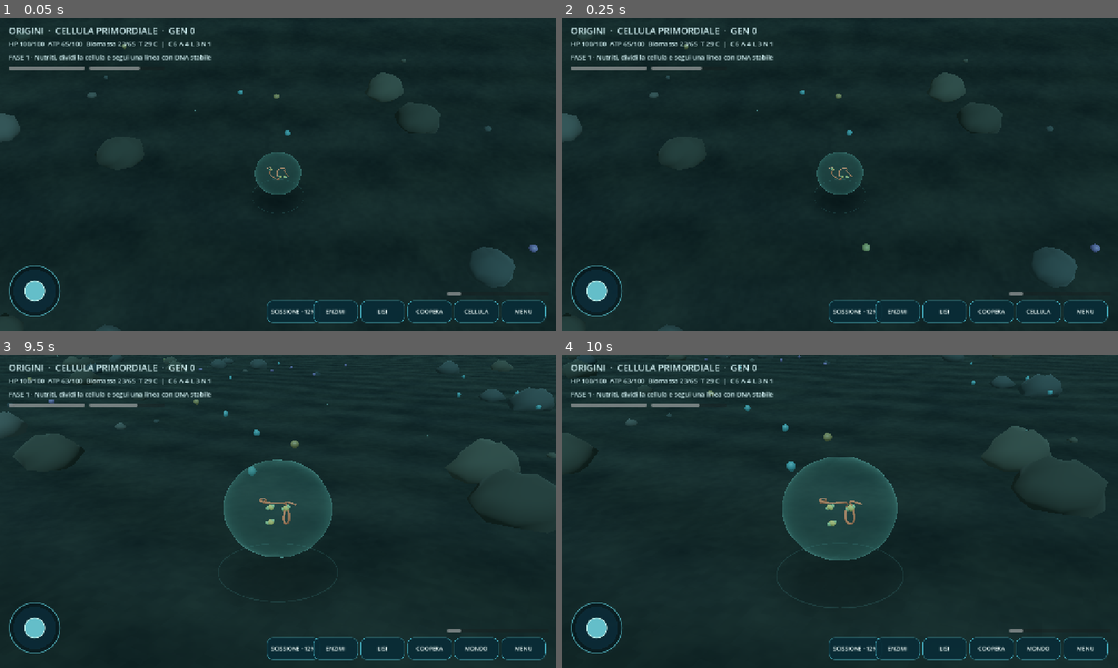
Above: before the commit, frames 1-4 (two rows, left to right).
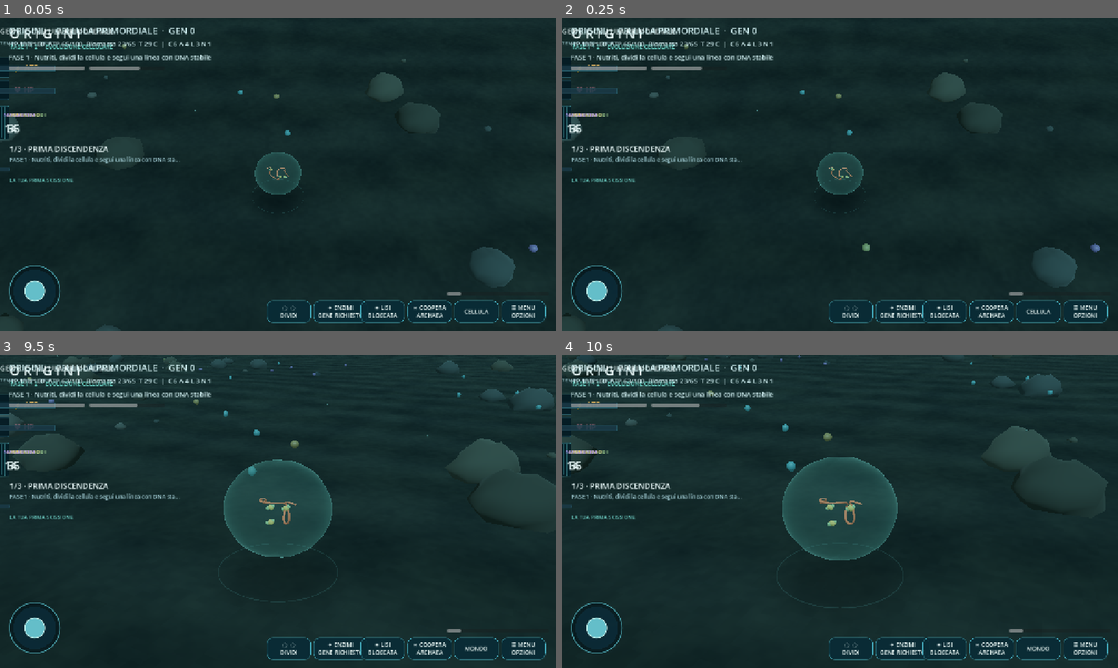
Above: after the commit, the same moments.

Repository: scorbetta17-gif/Origini
Game: Godot game, scene res://scenes/Main.tscn
The game is run twice, just before and just after one commit, with the same random seed, the same clock (stepped at 60 frames per second) and the same inputs.
Inputs (mouse positions are in pixels of both pictures, inside the frame that each line leads up to):
- Up to frame 1 (0.05 s): no input
- Up to frame 2 (0.25 s): no input
- Up to frame 3 (9.5 s): click "SCISSIONE · 12%" (after the commit: "◌ ◌ DIVIDI") at 0.5 s; click (333, 649) at 1.25 s, where only the run before the commit has a clickable "ENZIMI"; click (339, 649) at 2 s, where only the run after the commit has a clickable "✦ ENZIMI GENE RICHIESTO"; click (383, 649) at 2.75 s, where only the run before the commit has a clickable "LISI"; click (383, 649) at 3.5 s, where only the run after the commit has a clickable "✷ LISI BLOCCATA"; click "COOPERA" (after the commit: "∞ COOPERA ARCHAEA") at 4.25 s; click "CELLULA" at 5 s; move the mouse to (400, 495) at 5.77 s; hold D 5.78-6.5 s; click (400, 495) at 5.92 s; drag from (166, 527) to (250, 574) at 6.52 s; move the mouse to (333, 442) at 7.27 s; hold D 7.28-8 s; click (333, 442) at 7.42 s; drag from (250, 574) to (111, 464) at 8.02 s; move the mouse to (444, 558) at 8.77 s; hold A from 8.78 s (still down); click (444, 558) at 8.92 s
- Up to frame 4 (10 s): release A at 9.5 s; drag from (673, 464) to (756, 433) at 9.52 s

The runs differ from the first frame. In frame 1, 2.4% of the frame differs, in the area x 0-97%, y 3-98%; in frame 2, 2.4%; in frame 3, 2.3%; in frame 4, 2.3%.

Commit message:
Bind the classic portrait HUD to live ATP/HP/resources, evolutionary goals and action availability

Diff:
--- a/src/main.gd
+++ b/src/main.gd
@@ -9,6 +9,8 @@
 const TreeScript = preload("res://src/mutation_tree.gd")
 const LineageScript = preload("res://src/lineage_view.gd")
 const JoystickScript = preload("res://src/virtual_joystick.gd")
+const ClassicHudScript = preload("res://src/classic_hud.gd")
+const PhenotypePortraitScript = preload("res://src/phenotype_portrait.gd")
 const SAVE_PATH = "user://origini_067.json"
 # Biomi termici localizzati: il resto dell'oceano resta temperato e spoglio.
 const THERMAL_SOURCES = [Vector2(-11.0, 3.0), Vector2(16.0, -14.0)]
@@ -94,6 +96,8 @@
 var autosave_timer: float = 0.0
 var notice_expires: float = -1.0
 var hud: Control
+var classic_hud: OriginiClassicHud
+var toast_back: Panel
 var overlay: ColorRect
 var overlay_scroll: ScrollContainer
 var overlay_list: VBoxContainer
@@ -392,6 +396,8 @@
     t += delta
     if is_instance_valid(tips_label) and notice_expires >= 0 and t > notice_expires:
         tips_label.visible = false
+        if is_instance_valid(toast_back):
+            toast_back.visible = false
     regeneration_cooldown = maxf(0.0,regeneration_cooldown-delta)
     skill_cooldown = maxf(0.0,skill_cooldown-delta)
     autosave_timer += delta
@@ -1020,6 +1026,22 @@
     else:
         _notice("Adesione stabilita: mantieni la vicinanza per lo scambio metabolico")
 
+func _on_resources() -> void:
+    if not entities.has(player_id):
+        return
+    _open_overlay("NUTRIENTI E RISORSE", "Raccogli le sostanze necessarie per scissione ed energia.")
+    for info in [
+        ["Carbonio", "carbon", 24.0, "Fonte di scheletri carboniosi per biomassa"],
+        ["Amminoacidi", "amino", 15.0, "Precursori per sistemi catalitici"],
+        ["Lipidi", "lipid", 12.0, "Costituenti di membrana e vescicole"],
+        ["Nucleotidi", "nucleic", 8.0, "Precursori dei polimeri ereditari"],
+        ["Biomassa", "biomass", 65.0, "Crescita complessiva e preparazione alla divisione"]
+    ]:
+        var value: float = float(resources.get(str(info[1]),0.0))
+        _add_overlay_label("%s   %d / %d\n%s" % [str(info[0]),int(value),int(float(info[2])),str(info[3])])
+    _add_overlay_label("ATP: %d / 100  ·  HP: %d / 100" % [int(atp),int(hp)])
+    _add_overlay_button("COME GIOCARE",_on_guide)
+
 func _on_tree() -> void:
     _open_overlay("ALBERO EVOLUTIVO", "Specializza la tua linea: 288 nodi collegati, sei rami")
     overlay_scroll.visible = false
@@ -1284,6 +1306,8 @@
     if is_instance_valid(tips_label):
         tips_label.text = message
         tips_label.visible = true
+        if is_instance_valid(toast_back):
+            toast_back.visible = true
         tips_label.add_theme_color_override("font_color",Color(.95,.90,.71))
         notice_expires = t+5.0
 
@@ -1335,7 +1359,55 @@
             var ready: bool = PhaseScript.can_adhere(traits,entities[closest_id]["traits"])
             partner_compass_label.text = "BACTERIA  %s  %.1f m  ·  %s" % [arrow,nearest,"adesione compatibile" if ready else "altro fenotipo"]
             partner_compass_label.visible = true
-    buttons["tree"].text = "ALBERO (%d)" % mutation_points
+    buttons["tree"].text = "EVOLUZIONE (%d)" % mutation_points
+    if is_instance_valid(classic_hud):
+        var step: int = 1
+        var chapter_title: String = "1/3 · PRIMA DISCENDENZA"
+        var chapter_detail: String = "LA TUA PRIMA SCISSIONE"
+        var chapter_fraction: float = clampf(scission_bar.value/100.0,0.0,1.0)
+        if bool(traits.get("dna",false)):
+            step = 2
+            chapter_title = "2/3 · DIVERSIFICAZIONE"
+            chapter_detail = "BACTERIA E ARCHAEA: LINEE SORELLE"
+            chapter_fraction = 1.0 if str(entities[player_id]["branch"]) in ["bacteria","archaea"] else .50
+        if str(entities[player_id]["branch"]) == "archaea":
+            step = 3
+            chapter_title = "3/3 · COOPERAZIONE CELLULARE"
+            chapter_detail = "ASSOCIAZIONE PROCARIOTICA · FASE 2"
+            var done: int = 0
+            for key in ["discovered","adhesion","exchanged","stable","transmitted"]:
+                if bool(phase2_progress.get(key,false)):
+                    done += 1
+            chapter_fraction = float(done)/5.0
+        if bool(phase2_progress.get("complete",false)):
+            chapter_title = "FASE 2 COMPLETATA · CONSORZIO STABILE"
+            chapter_detail = "NUOVE GENERAZIONI · NUOVE POSSIBILITA"
+            chapter_fraction = 1.0
+        var elapsed_seconds: int = int(t)
+        var simple_objective: String = objective_label.text
+        if simple_objective.length() > 68:
+            simple_objective = simple_objective.substr(0,65)+"..."
+        classic_hud.configure({
+            "gen":generation,"branch":stage,
+            "elapsed":"%02d:%02d" % [int(elapsed_seconds/60),elapsed_seconds%60],
+            "temp":_temperature_at(player.position),
+            "atp":atp,"hp":hp,
+            "carbon":resources["carbon"],"amino":resources["amino"],
+            "lipid":resources["lipid"],"nucleic":resources["nucleic"],
+            "chapter":chapter_title,"chapter_detail":chapter_detail,
+            "objective":simple_objective,"chapter_progress":chapter_fraction,
+            "fission":clampf(scission_bar.value/100.0,0.0,1.0),
+            "can_divide":_can_divide(),
+            "requirements_1":"C %d/24    A %d/15" % [int(resources["carbon"]),int(resources["amino"])],
+            "requirements_2":"L %d/12    N %d/8" % [int(resources["lipid"]),int(resources["nucleic"])],
+            "requirements_3":"BIO %d/65   ATP %d/30" % [int(resources["biomass"]),int(atp)]
+        })
+        buttons["enzymes"].text = "✦ ENZIMI\n12 ATP · PRONTI" if GenomeScript.has(traits,"hydrolase_secretion") else "✦ ENZIMI\nGENE RICHIESTO"
+        buttons["lysis"].text = "✷ LISI\n18 ATP" if GenomeScript.has(traits,"hydrolase_secretion") and GenomeScript.has(traits,"surface_recognition") else "✷ LISI\nBLOCCATA"
+        buttons["cooperate"].text = "∞ COOPERA\nFASE 2" if str(entities[player_id]["branch"]) == "archaea" else "∞ COOPERA\nARCHAEA"
+        buttons["regen"].text = "✚ RIGENERA\n30 HP"
+        buttons["menu"].text = "☰ MENU\nOPZIONI"
+        scission_button.text = "◌  ◌\nDIVIDI"
 
 func _style(color: Color, outline: Color) -> StyleBoxFlat:
     var s := StyleBoxFlat.new()
@@ -1375,6 +1447,9 @@
     hud = Control.new()
     hud.mouse_filter = Control.MOUSE_FILTER_IGNORE
     layer.add_child(hud)
+    classic_hud = ClassicHudScript.new()
+    classic_hud.name = "MobileClassicHUD"
+    hud.add_child(classic_hud)
     title_label = _label("ORIGINI",21)
     hud.add_child(title_label)
     status_label = _label("ATP · HP · biomassa",15)
@@ -1410,14 +1485,22 @@
     _button("ENZIMI",func():_on_skill("enzyme"),"enzymes")
     _button("LISI",func():_on_skill("lysis"),"lysis")
     _button("COOPERA",_on_cooperate,"cooperate")
+    _button("RISORSE",_on_resources,"nutrients")
     _button("ALBERO",_on_tree,"tree")
-    _button("LINEE",_on_genealogy,"genealogy")
-    _button("OBIETTIVO",_on_goals,"goals")
+    _button("LINEA",_on_genealogy,"genealogy")
+    _button("META",_on_goals,"goals")
     _button("SALVA",_save_game,"save")
     _button("CARICA",_load_game,"load")
     _button("GENOMA",_on_genome,"genome")
     _button("CELLULA",_toggle_focus,"focus")
     _button("MENU",_open_main_menu,"menu")
+    toast_back = Panel.new()
+    toast_back.mouse_filter = Control.MOUSE_FILTER_IGNORE
+    toast_back.add_theme_stylebox_override("panel",_style(Color(.018,.12,.16,.94),Color(.37,.74,.75,.85)))
+    toast_back.visible = false
+    hud.add_child(toast_back)
+    tips_label.reparent(hud)
+    hud.move_child(tips_label,hud.get_child_count()-1)
     overlay = ColorRect.new()
     overlay.color = Color(.005,.025,.040,.97)
     overlay.visible = false
